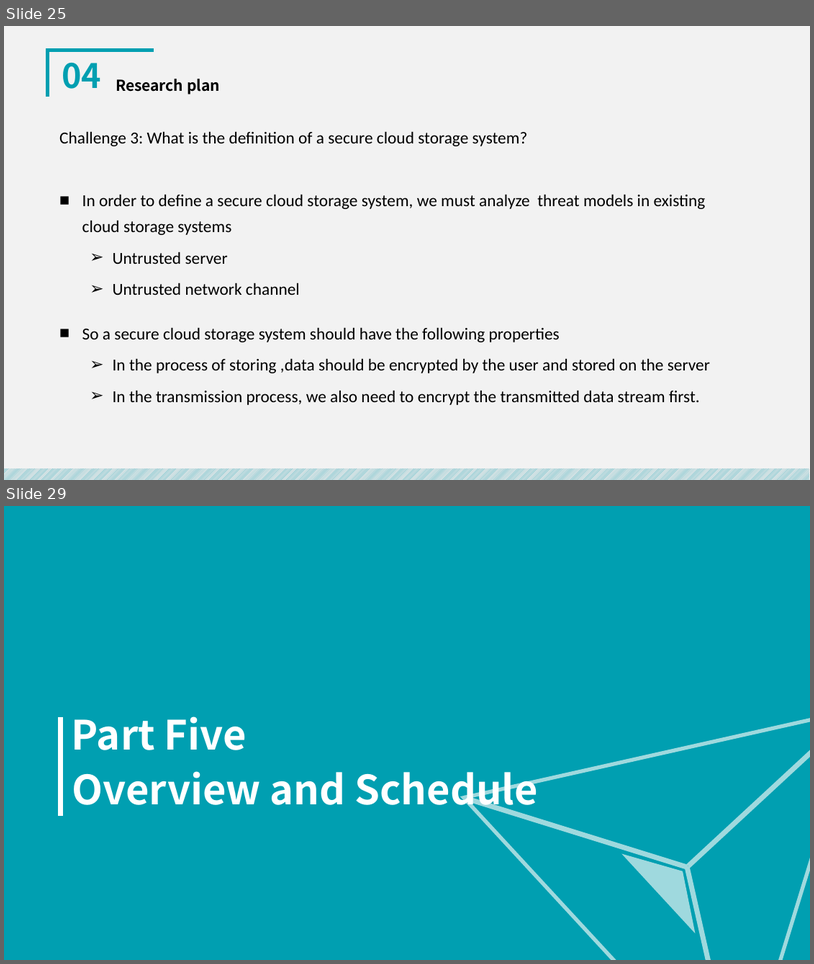
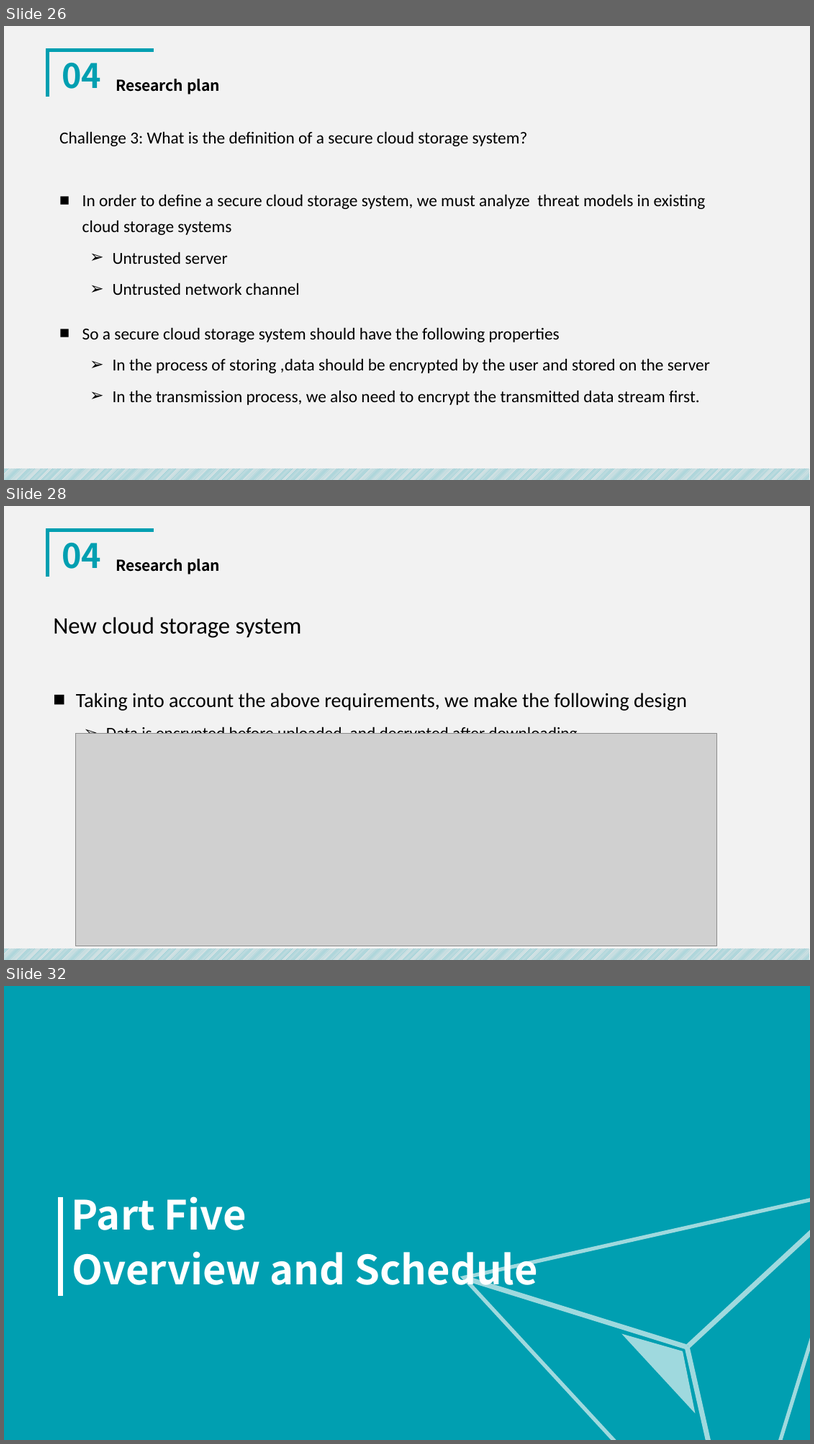
Before and after one commit to royalvald/MediumTest, a slide deck: 开题/中期答辩.pptx. Shown one above the other, each under a label of ours: slides 25 and 29 before the commit, slides 26, 28 and 32 after it; the slides between them are not shown. The pictures are 814x964 and 814x1444 pixels, drawn with LibreOffice and Linux fonts; fonts in the diff are those of the drawing; grey boxes stand for pictures. Boxes give left, top, right and bottom in pixels: in the first picture for what was removed or moved away, otherwise in the second. Text is boxed around its words. In the diff, an @@ line names an element or a change of style, - is before the commit and + after.

```diff
--- a/开题/中期答辩.pptx
+++ b/开题/中期答辩.pptx
@@ slide 28 added at (4, 506, 810, 960), background #F2F2F2; not listed: 2 template elements that a slide beside it also shows @@
@@ text added at (62, 543, 101, 569), 40 pt, text #009FB1, bold @@
+04
@@ text added at (116, 559, 220, 574), 18 pt, text #000000, bold @@
+Research plan
@@ text added at (53, 617, 687, 734), 24 pt, text #000000 @@
+New cloud storage system
+■ Taking into account the above requirements, we make the following design
+  ➢ Data is encrypted before uploaded, and decrypted after downloading
@@ picture added at (76, 734, 718, 946) @@
@@ what was slide 25 is now slide 26 @@
@@ what was slide 29 is now slide 32 @@
```
Also in this commit, not shown: 16 slides changed, 3 other slides added, 1 slide removed, 3 other files.
